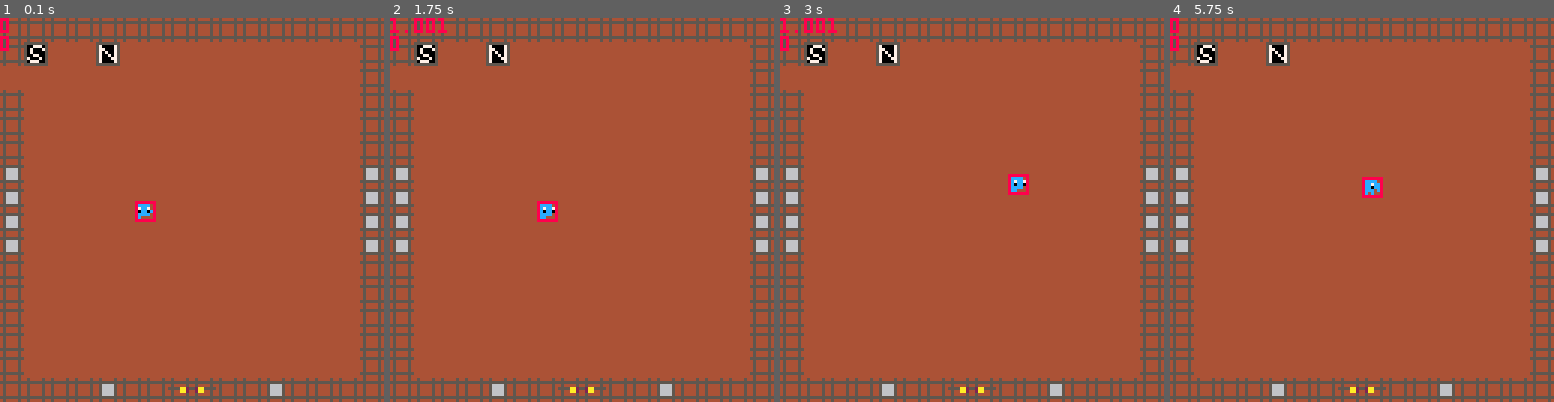
Above: before the commit, frames 1-4 (left to right).
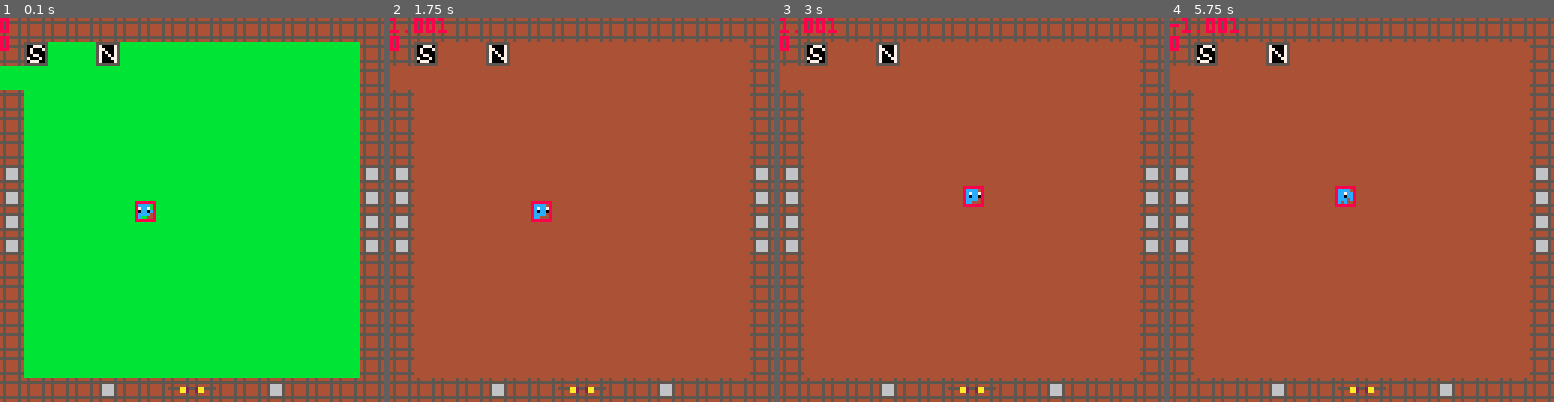
Above: after the commit, the same moments.

Repository: s-france/pico8GameS
Game: PICO-8 cartridge squid.p8
The game is run twice, just before and just after one commit, with the same random seed, the same clock (stepped at 60 frames per second) and the same inputs.
Inputs:
- Up to frame 1 (0.1 s): no input
- Up to frame 2 (1.75 s): tap X (X key) at 0.33, 1.07 s; tap O (Z key) at 0.7, 1.7 s; hold Right from 1.6 s (still down)
- Up to frame 3 (3 s): tap X (X key) at 1.85, 2.97 s; release Right at 2.1 s; tap O (Z key) at 2.1, 2.5, 2.9 s; hold Up 2.15-2.42 s; hold Right from 2.47 s (still down)
- Up to frame 4 (5.75 s): release Right at 3.03 s; hold Left 3.08-3.58 s; tap O (Z key) every 0.4 s from 3.3 to 5.7 s; hold Down 3.63-3.97 s; hold Right 4.02-4.68 s; tap X (X key) at 4.08, 5.2 s; hold Up 4.73-5.03 s; hold Left 5.08-5.68 s; hold Down from 5.73 s (still down)

The runs differ from the first frame. In frame 1, 76% of the frame differs, in the area x 0-94%, y 6-94%; in frame 2, 0.3%; in frame 3, 0.5%; in frame 4, 0.9%.

Commit message:
Update squid.p8

Diff:
--- a/squid.p8
+++ b/squid.p8
@@ -22,7 +22,8 @@
 
 	make_player()
 
-	//testenmy = make_enemy1(60,96, 50, player)
+	testenmy = make_enemy1(60,96, 50, player)
+
 	//makenpc()
 
 	//explosions = {}
@@ -345,7 +345,6 @@
 	// initialize dx, dy and diag
 	player.dx = 0
 	player.dy = 0
-	player.diag = false
 
 	if (btn(0)  )then
   player.dx-=1.001
@@ -530,10 +530,10 @@
 
 	if path != nil then
 		if #path <= 1 then
-			move_toward(enm1, enm1.target.x,enm1.target.y, .5)
+			move_toward(enm1, enm1.target.x,enm1.target.y, .25)
 		else
 			local pointx,pointy = map_coord(path[1].x, path[1].y)
-			move_toward(enm1, pointx,pointy, .5)
+			move_toward(enm1, pointx,pointy, .25)
 		end
 	else --add idle behavior here
 		enm1.dx = 0
@@ -816,6 +816,7 @@
 
 
 function explode_tile(point)
+ sfx(7)
 	mset(point.x,point.y, 20)
 end
 
@@ -853,6 +854,7 @@
 		local kbx = mid(otherhb.x-explohb.x, -3,3)
 		local kby = mid(otherhb.y-explohb.y, -3,3)
 		knockback(otherhb.parent,kbx,kby, explohb.kbduration)
+	 sfx(6)
 	end
 
 end
@@ -1078,6 +1080,8 @@
 		end
 	end
 end
+
+///function make_rock(x,y,)
 -->8
 -- sword
 
